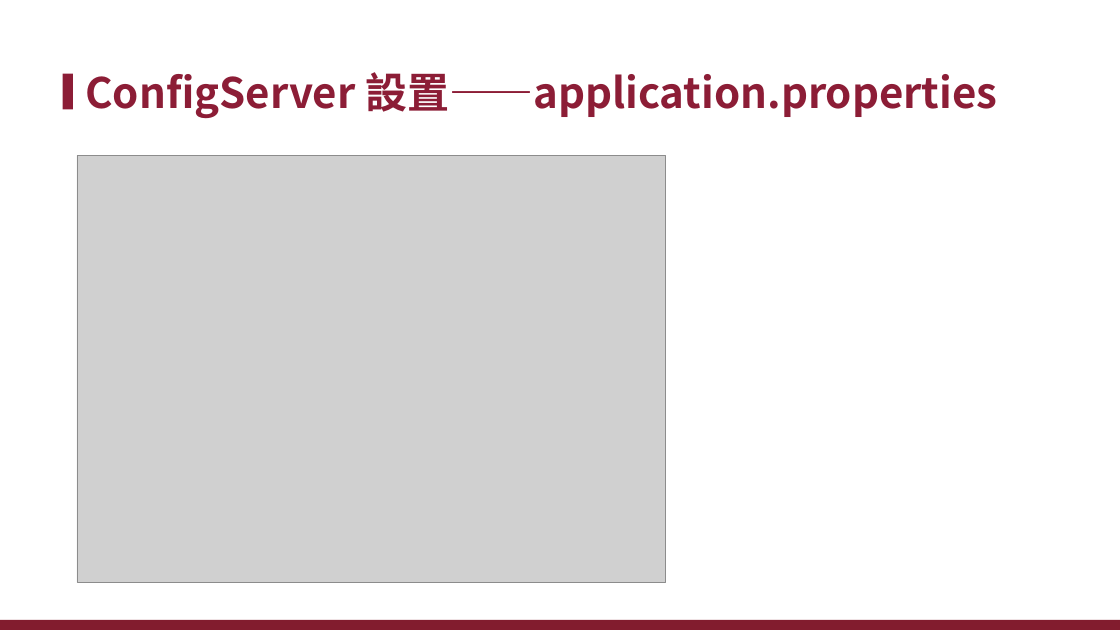
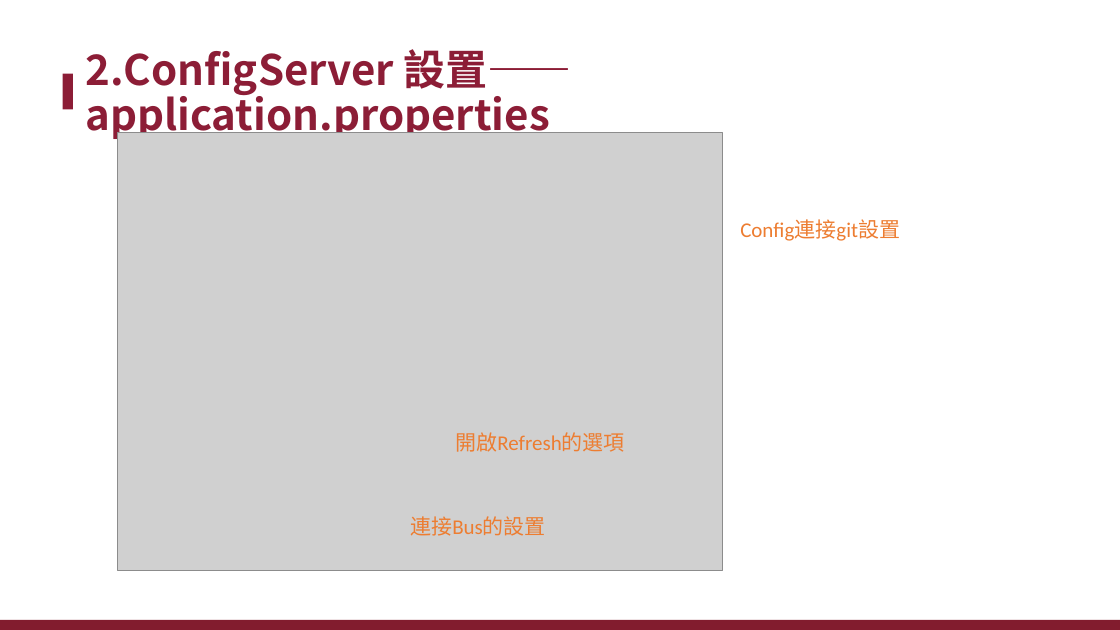
Before and after one commit to xiauchen/4__ConfigAndConsul, a slide deck: slide 19 of 空白PPT.pptx (slide 8 before the commit). Drawn at 1120x630 pixels with LibreOffice and Linux fonts; fonts in the diff are those of the drawing; grey boxes stand for pictures; background and template pictures are left out. Boxes give left, top, right and bottom in pixels: in the first picture for what was removed or moved away, otherwise in the second. Text is boxed around its words. In the diff, an @@ line names an element or a change of style, - is before the commit and + after.

Commit message:
config ptt compleat'

```diff
--- a/空白PPT.pptx
+++ b/空白PPT.pptx
@@ title at <box>85,49,572,141</box>: text changed @@
-ConfigServer 設置——application.properties
+2.ConfigServer 設置——application.properties
@@ picture: place and size @@
-picture at <box>77,155,666,582</box>
+picture at <box>118,133,723,571</box>
@@ text added at <box>740,220,900,241</box>, 18 pt, text #ED7D31 @@
+Config連接git設置
@@ text added at <box>455,432,624,452</box>, 18 pt, text #ED7D31 @@
+開啟Refresh的選項
@@ text added at <box>410,516,546,536</box>, 18 pt, text #ED7D31 @@
+連接Bus的設置
```
Also in this commit, not shown: 13 other slides changed, 17 slides added, 10 slides removed, 4 other files.
